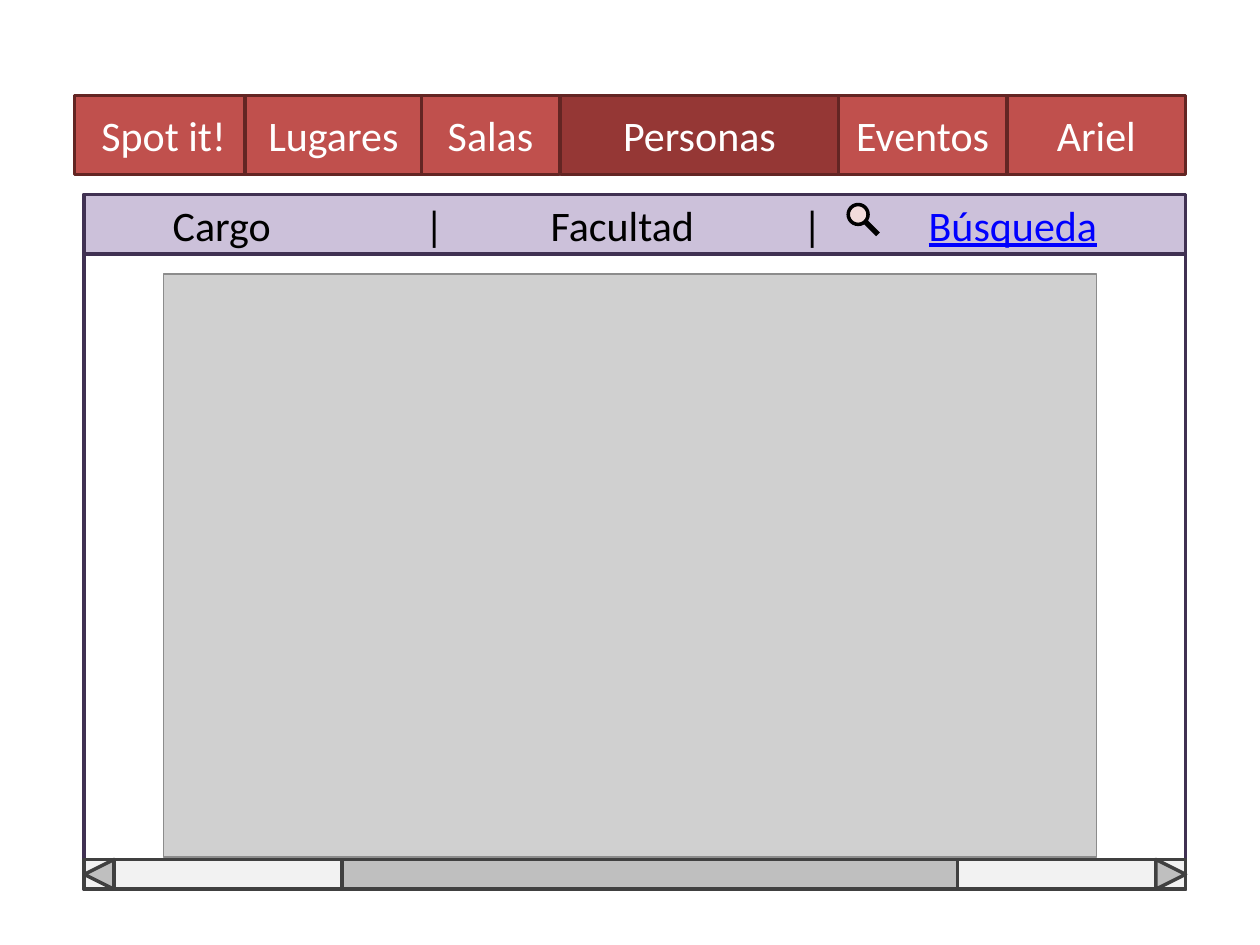
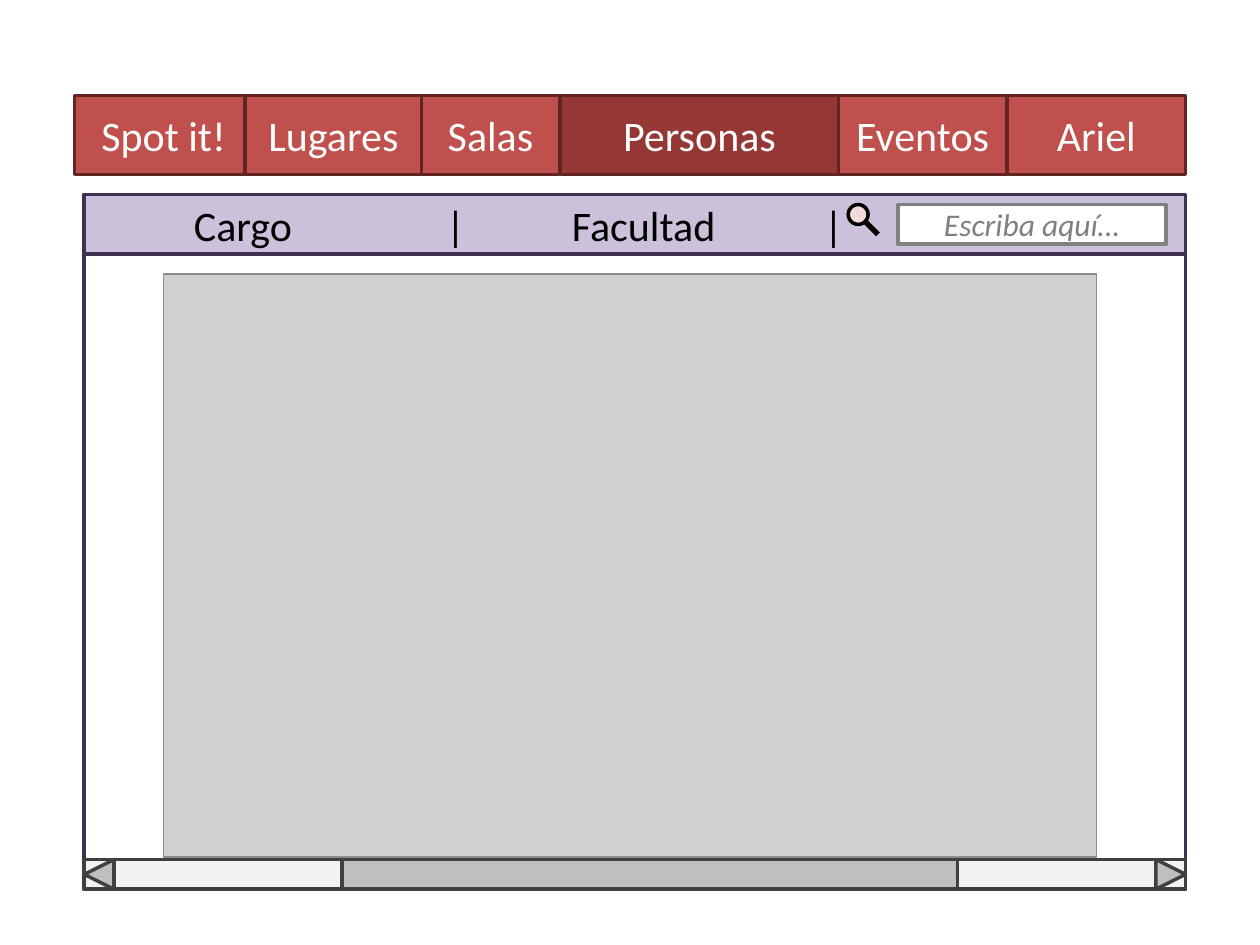
Before and after one commit to Ariel-Perez/Spot-It, a slide deck: slide 5 of Diseño/Spot it - Boceto de Interfaz.pptx (slide 6 before the commit). Drawn at 1260x945 pixels with LibreOffice and Linux fonts; fonts in the diff are those of the drawing; grey boxes stand for pictures. Boxes give left, top, right and bottom in pixels: in the first picture for what was removed or moved away, otherwise in the second. Text is boxed around its words. In the diff, an @@ line names an element or a change of style, - is before the commit and + after.

```diff
--- a/Diseño/Spot it - Boceto de Interfaz.pptx
+++ b/Diseño/Spot it - Boceto de Interfaz.pptx
@@ rectangle added at (x1=898, y1=204, x2=1167, y2=243), fill #FFFFFF, outline #808080 2 pt, 18 pt, text #808080, italic @@
+Escriba aquí…
@@ text in rectangle at (x1=194, y1=212, x2=715, y2=249): text changed @@
-Cargo | Facultad | Búsqueda
+Cargo | Facultad |
```
Also in this commit, not shown: 3 other slides changed, 1 slide added, 1 other file.
